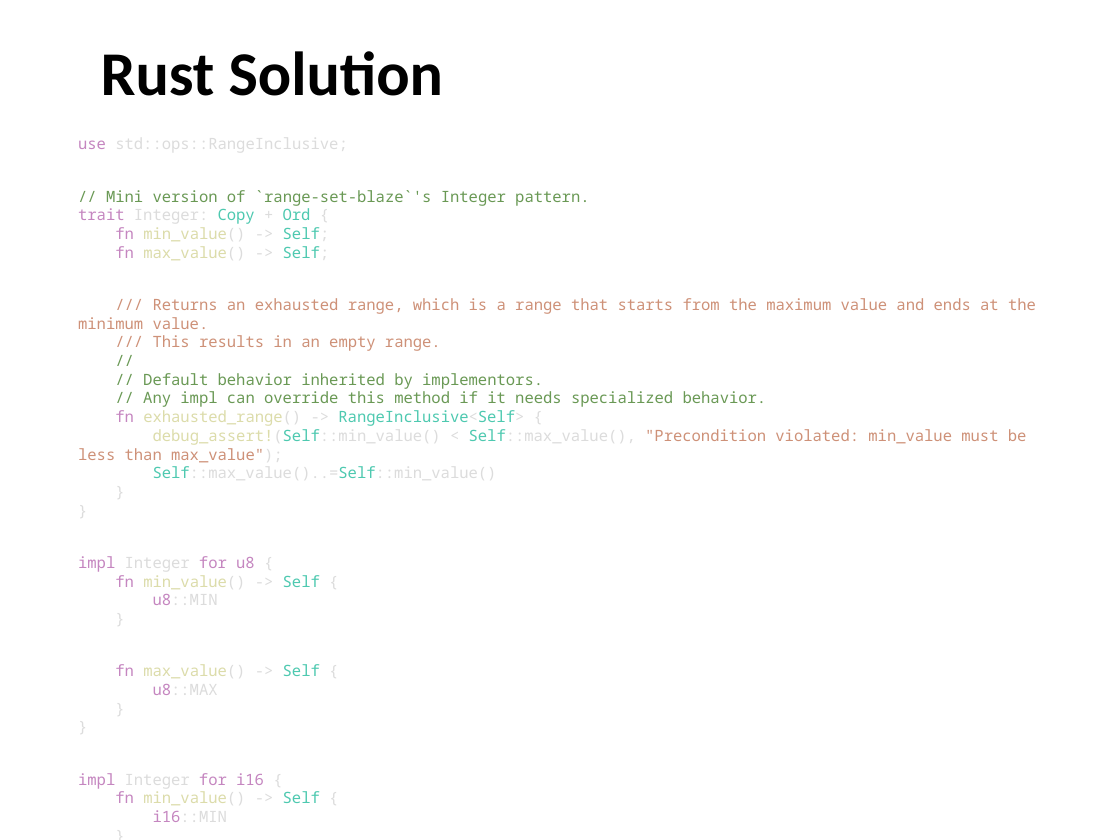
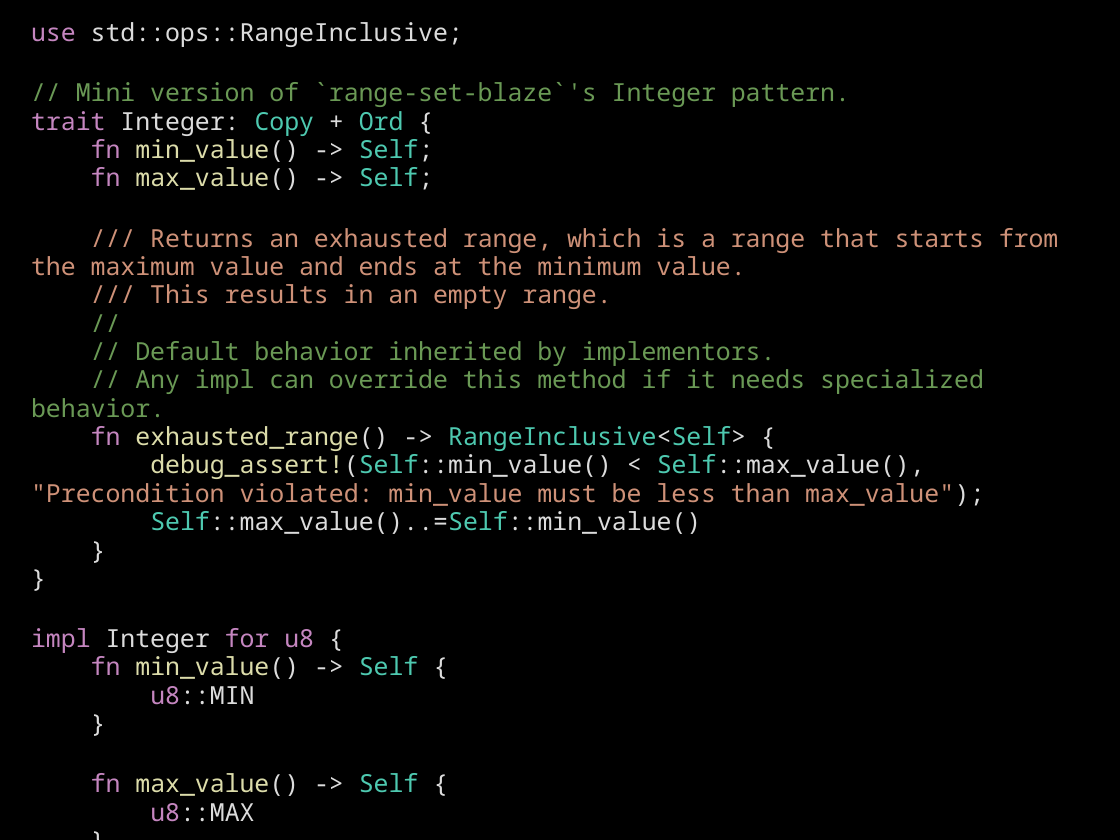
Before and after one commit to CarlKCarlK/inherit, a slide deck: slide 2 of docs/example1_walkthrough.pptx. Drawn at 1120x840 pixels with LibreOffice and Linux fonts; fonts in the diff are those of the drawing. Boxes give left, top, right and bottom in pixels: in the first picture for what was removed or moved away, otherwise in the second. Text is boxed around its words. In the diff, an @@ line names an element or a change of style, - is before the commit and + after.

```diff
--- a/docs/example1_walkthrough.pptx
+++ b/docs/example1_walkthrough.pptx
@@ rectangle added at (0,0,1120,840), fill #000000 @@
@@ text "use std::ops::RangeInclusive;": place and size @@
-text "use std::ops::RangeInclusive;" at (78,140,1036,805)
+text "use std::ops::RangeInclusive;" at (31,22,1059,822)
@@ text "use std::ops::RangeInclusive;" at (31,22,1059,822): size 10 to 16 pt; line spacing 1 to 0.95 @@
@@ text removed at (101,51,444,96) @@
-Rust Solution
@@ text at (78,773,320,805): paragraphs removed @@
-}
-impl Integer for i16 {
-fn min_value() -> Self {
-i16::MIN
-}
-fn max_value() -> Self {
-i16::MAX
-}
-}
-fn main() {
-let r1 = u8::exhausted_range();
-let r2 = i16::exhausted_range();
-println!("u8 exhausted range is empty: {}", r1.is_empty());
-println!("i16 exhausted range is empty: {}", r2.is_empty());
-}
```
Also in this commit, not shown: 1 other slide changed, 1 slide added, 7 other files.
